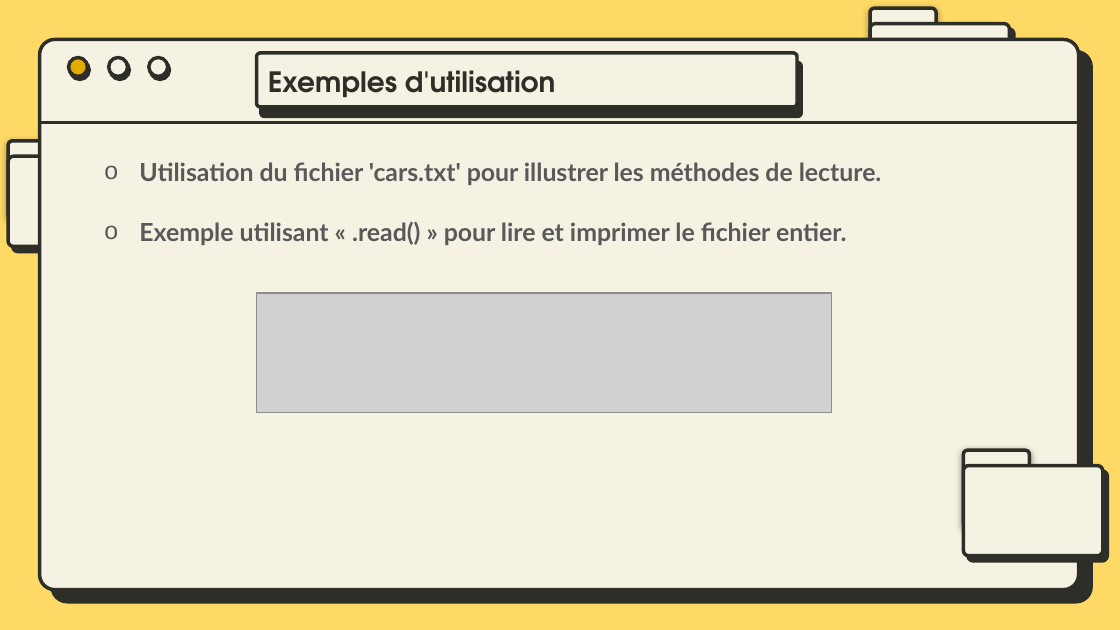
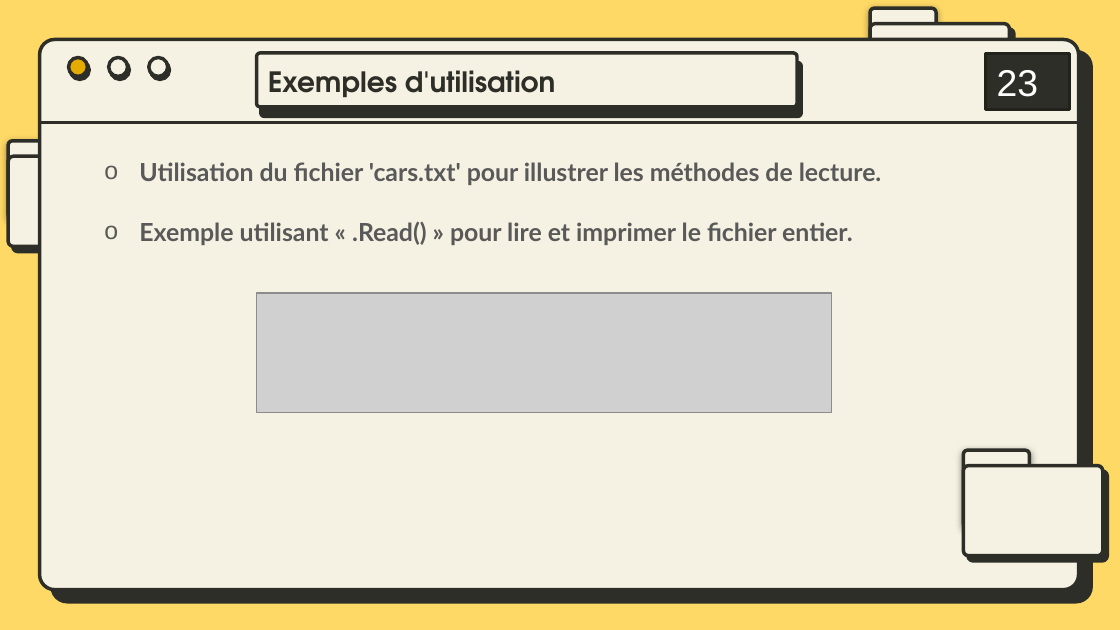
Before and after one commit to bydevmar/Master_MASD_FPO, a slide deck: slide 24 of SEMESTER 1/Modélisation avec Python/G- Fichiers/Manipulation des Fichiers.pptx. Drawn at 1120x630 pixels with LibreOffice and Linux fonts; fonts in the diff are those of the drawing; grey boxes stand for pictures. Boxes give left, top, right and bottom in pixels: in the first picture for what was removed or moved away, otherwise in the second. Text is boxed around its words. In the diff, an @@ line names an element or a change of style, - is before the commit and + after.

```diff
--- a/SEMESTER 1/Modélisation avec Python/G- Fichiers/Manipulation des Fichiers.pptx
+++ b/SEMESTER 1/Modélisation avec Python/G- Fichiers/Manipulation des Fichiers.pptx
@@ rectangle added at [986,54,1070,110], fill #2D2E27, outline #21221D 2 pt, 24 pt, text #FFFFFF @@
+23
@@ text at [139,221,852,245]: text changed @@
-o Exemple utilisant « .read() » pour lire et imprimer le fichier entier.
+o Exemple utilisant « .Read() » pour lire et imprimer le fichier entier.
```
Also in this commit, not shown: 34 other slides changed, 5 other files.
